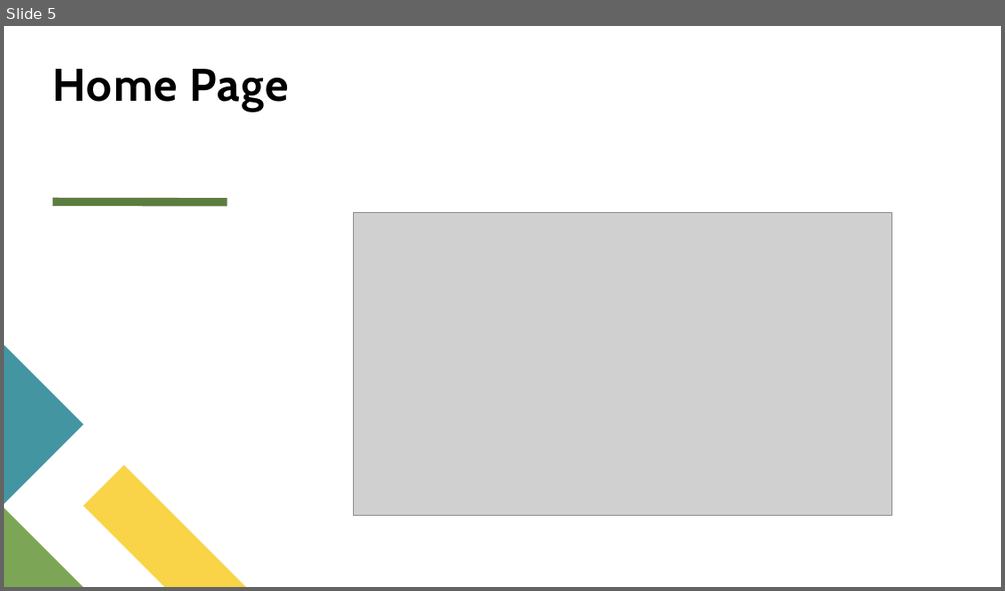
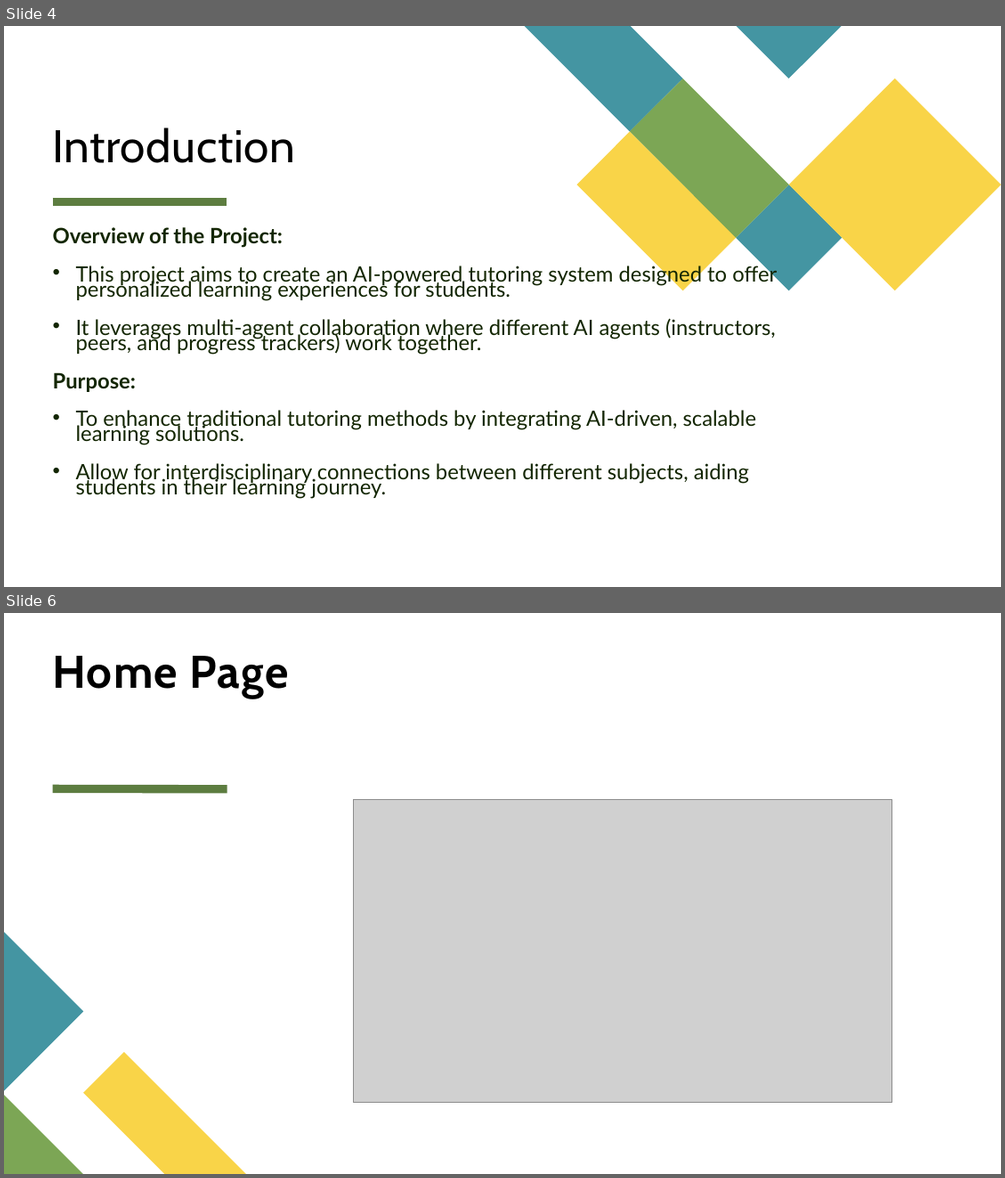
Before and after one commit to MeghaN28/AI-Tutor, a slide deck: Seattle Data AI Security Hackathon.pptx. Shown one above the other, each under a label of ours: slide 5 before the commit, slides 4 and 6 after it; the slides between them are not shown. The pictures are 1005x591 and 1005x1178 pixels, drawn with LibreOffice and Linux fonts; fonts in the diff are those of the drawing; grey boxes stand for pictures. Boxes give left, top, right and bottom in pixels: in the first picture for what was removed or moved away, otherwise in the second. Text is boxed around its words. In the diff, an @@ line names an element or a change of style, - is before the commit and + after.

```diff
--- a/Seattle Data AI Security Hackathon.pptx
+++ b/Seattle Data AI Security Hackathon.pptx
@@ slide 4 added at <box>4,26,1001,587</box>, background #FFFFFF; not listed: 1 template element that a slide beside it also shows @@
@@ group added at <box>525,26,1001,290</box>: 5 freeform shapes @@
@@ title added at <box>53,127,295,163</box>, 44 pt, text #000000 @@
+Introduction
@@ text added at <box>53,227,777,499</box>, 20.4 pt, text #132602 @@
+Overview of the Project:
+• This project aims to create an AI-powered tutoring system designed to offer personalized learning experiences for students.
+• It leverages multi-agent collaboration where different AI agents (instructors, peers, and progress trackers) work together.
+Purpose:
+• To enhance traditional tutoring methods by integrating AI-driven, scalable learning solutions.
+• Allow for interdisciplinary connections between different subjects, aiding students in their learning journey.
@@ what was slide 5 is now slide 6 @@
```
Also in this commit, not shown: 7 slides changed, 5 other slides added, 4 slides removed.
